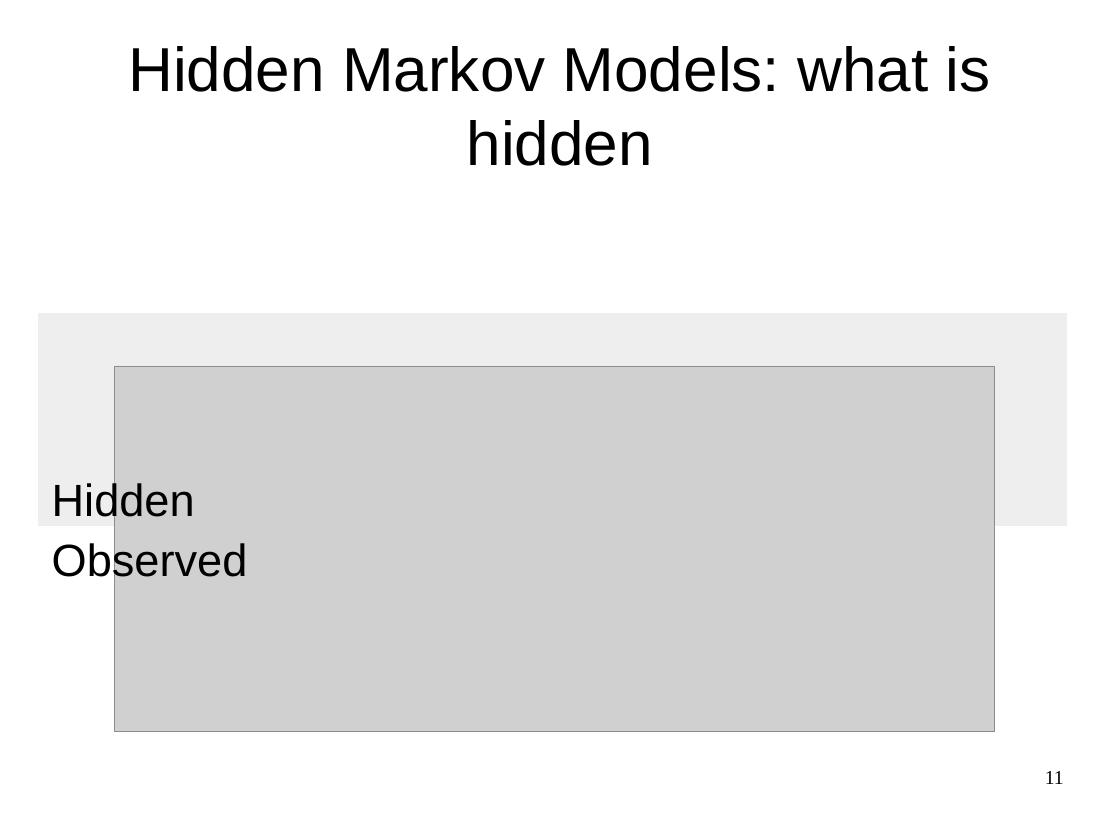
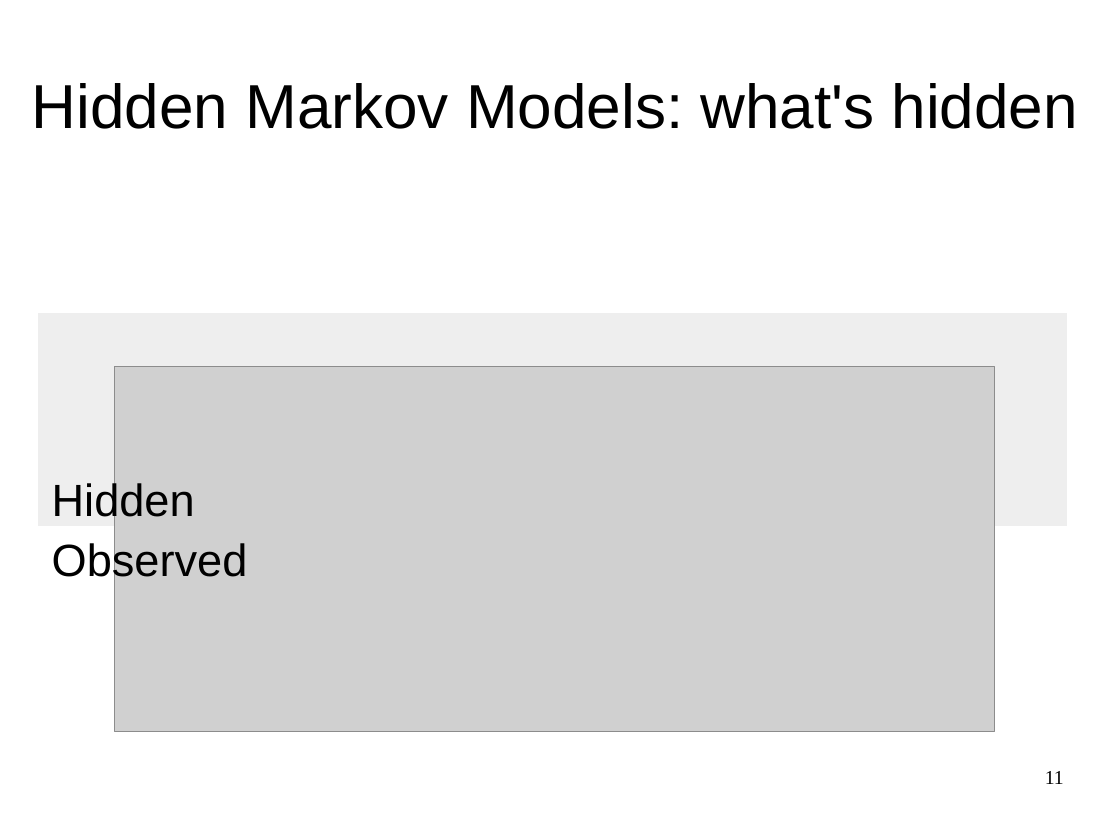
Before and after one commit to yandexdataschool/Practical_DL, a slide deck: slide 11 of week4/lecture4.odp. Drawn at 1120x840 pixels with LibreOffice and Linux fonts; fonts in the diff are those of the drawing; grey boxes stand for pictures. Boxes give left, top, right and bottom in pixels: in the first picture for what was removed or moved away, otherwise in the second. Text is boxed around its words. In the diff, an @@ line names an element or a change of style, - is before the commit and + after.

```diff
--- a/week4/lecture4.odp
+++ b/week4/lecture4.odp
@@ title at (32,83,1078,129): text changed @@
-Hidden Markov Models: what is hidden
+Hidden Markov Models: what's hidden
```
Also in this commit, not shown: 32 other slides changed, 8 other files.
